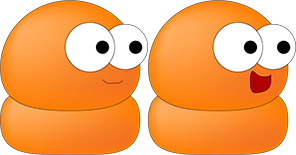
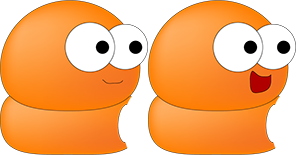
Layers edited between the first and the second w=296, h=155 image:
painted on "Closed" over [116, 96, 141, 149]
painted on "Open" over [264, 96, 289, 149]
